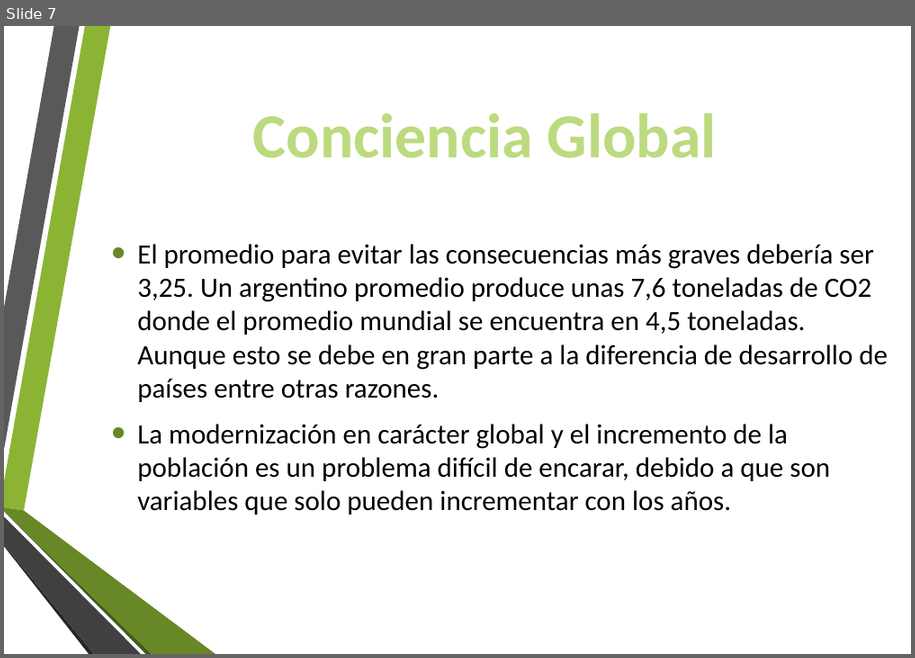
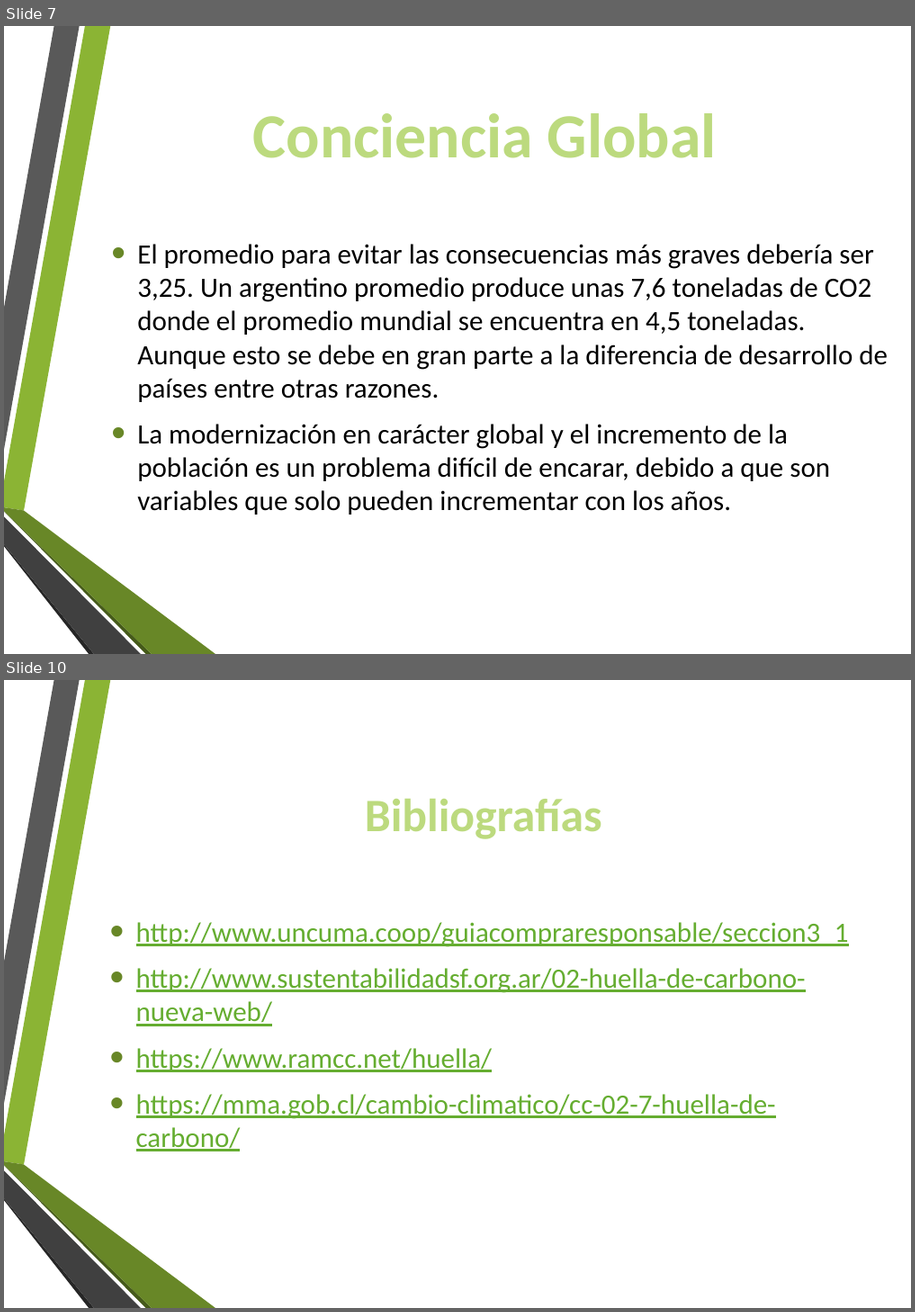
Before and after one commit to ArielMartino23/TP-Huella-de-Carbono, a slide deck: Huella de carbono.pptx. Shown one above the other, each under a label of ours: slide 7 before the commit, slides 7 and 10 after it; the slides between them are not shown. The pictures are 915x658 and 915x1312 pixels, drawn with LibreOffice and Linux fonts; fonts in the diff are those of the drawing. Boxes give left, top, right and bottom in pixels: in the first picture for what was removed or moved away, otherwise in the second. Text is boxed around its words. In the diff, an @@ line names an element or a change of style, - is before the commit and + after.

```diff
--- a/Huella de carbono.pptx
+++ b/Huella de carbono.pptx
@@ slide 10 added at [4,680,911,1308], background #FFFFFF; not listed: 6 template elements that a slide beside it also shows @@
@@ title added at [365,799,602,839], 40 pt, text #BCDA7E, bold @@
+Bibliografías
@@ text added at [136,922,849,1152], 24 pt, text #65AD30, underline @@
+• http://www.uncuma.coop/guiacompraresponsable/seccion3_1
+• http://www.sustentabilidadsf.org.ar/02-huella-de-carbono-nueva-web/
+• https://www.ramcc.net/huella/
+• https://mma.gob.cl/cambio-climatico/cc-02-7-huella-de-carbono/
```
Also in this commit, not shown: 2 other slides added.
